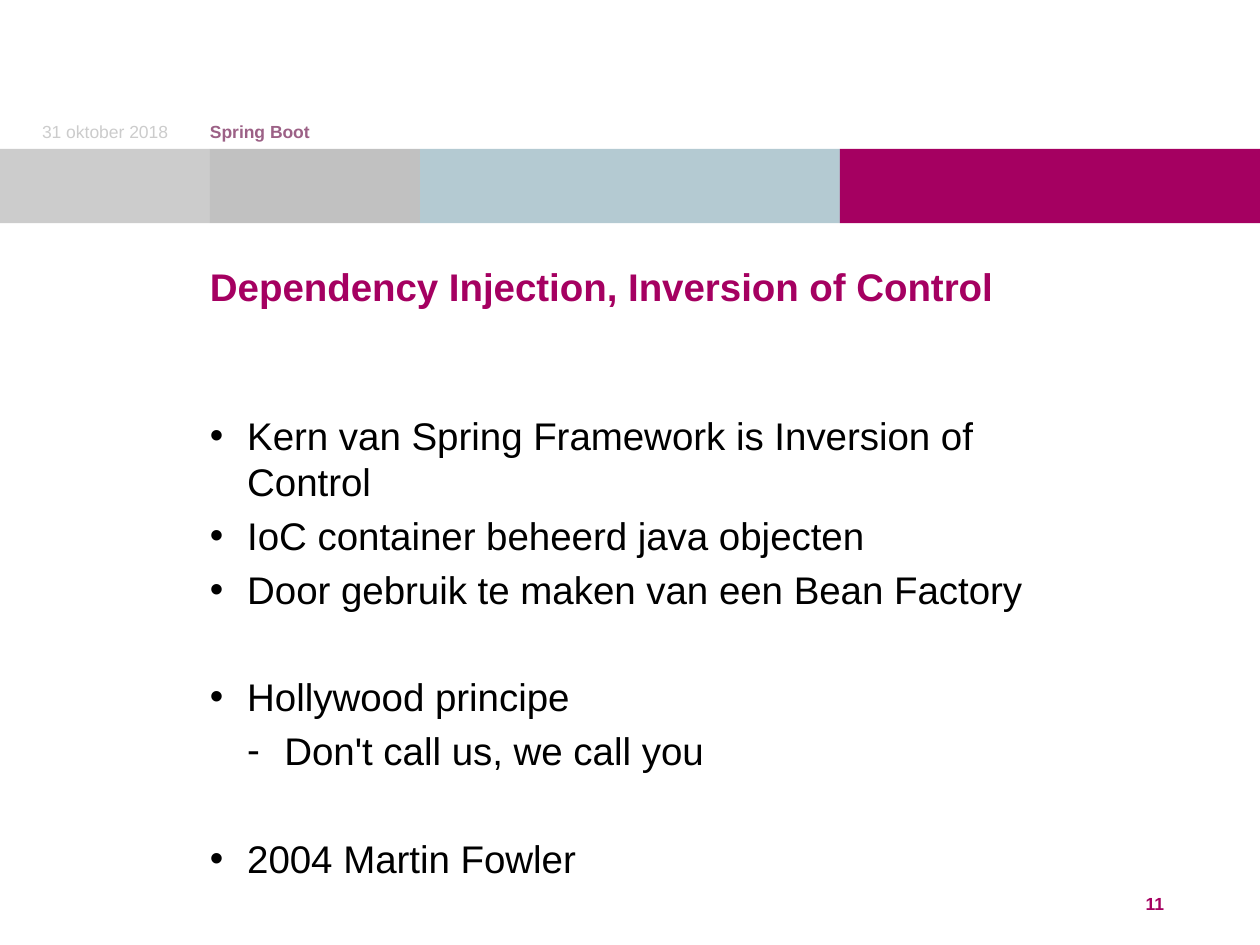
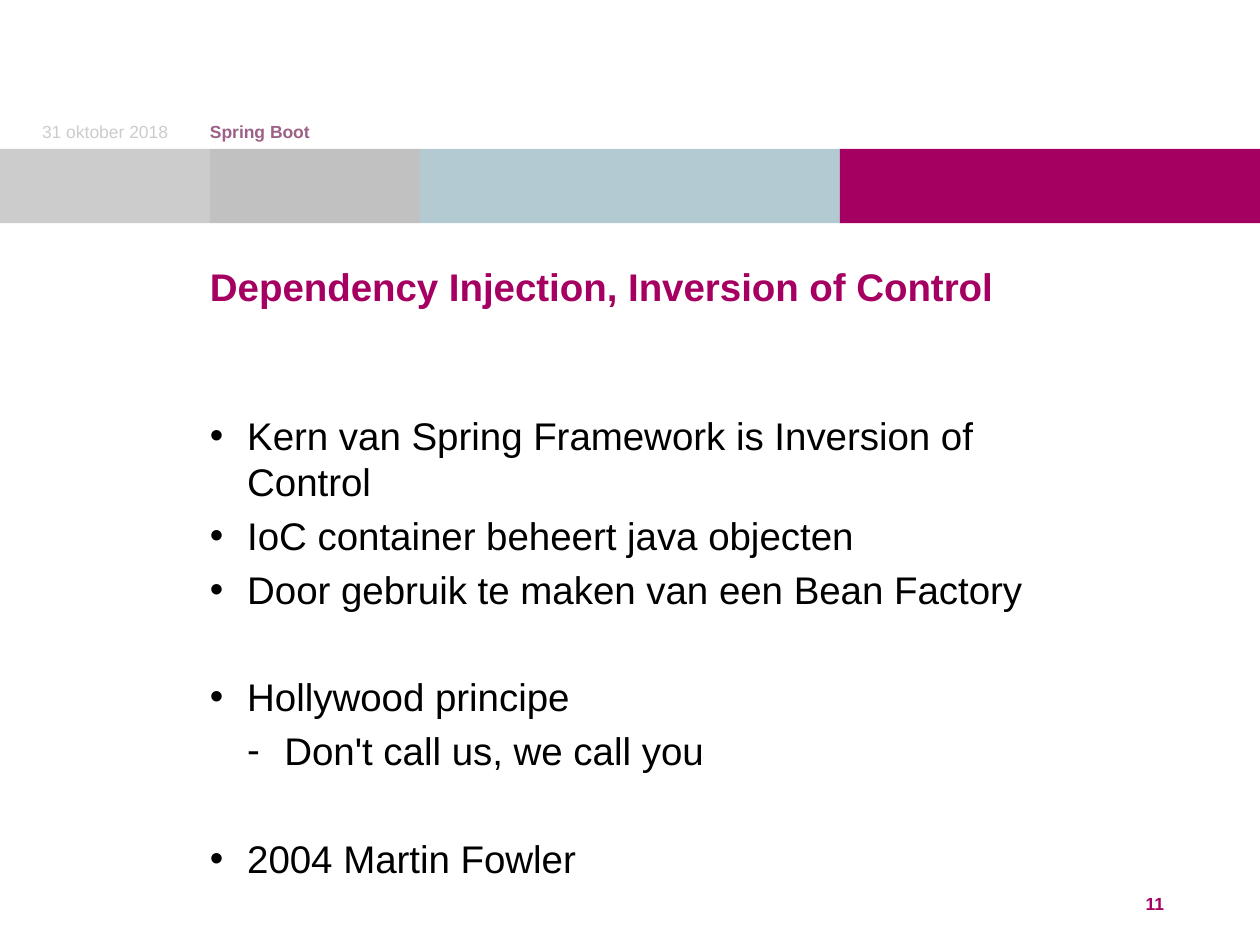
Before and after one commit to DutchDave/springboot-workshop, a slide deck: slide 11 of Spring Boot.pptx. Drawn at 1260x945 pixels with LibreOffice and Linux fonts; fonts in the diff are those of the drawing; background and template pictures are left out. Boxes give left, top, right and bottom in pixels: in the first picture for what was removed or moved away, otherwise in the second. Text is boxed around its words. In the diff, an @@ line names an element or a change of style, - is before the commit and + after.

```diff
--- a/Spring Boot.pptx
+++ b/Spring Boot.pptx
@@ text at bbox=[247, 522, 853, 557]: text changed @@
-• IoC container beheerd java objecten
+• IoC container beheert java objecten
```
Also in this commit, not shown: 1 other slide changed.
